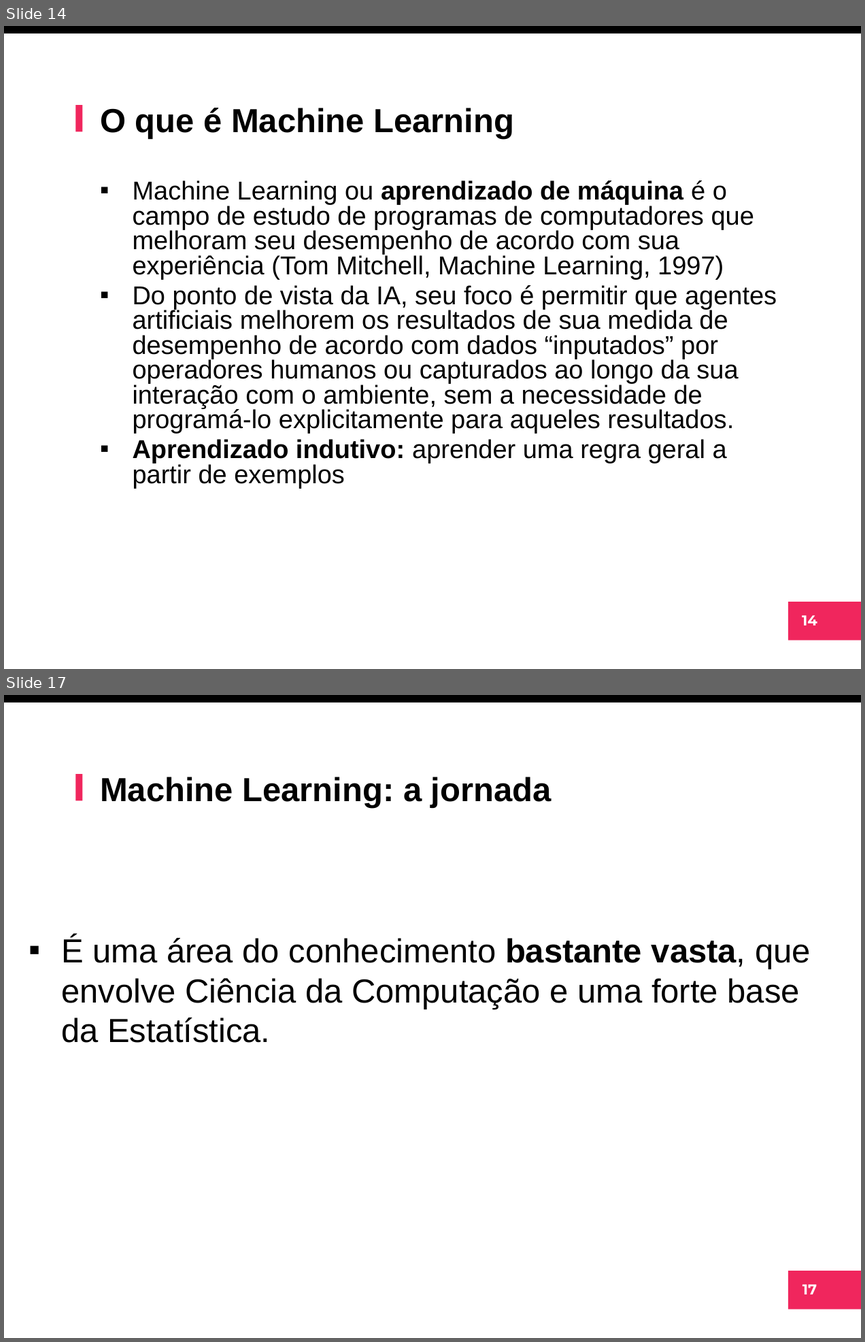
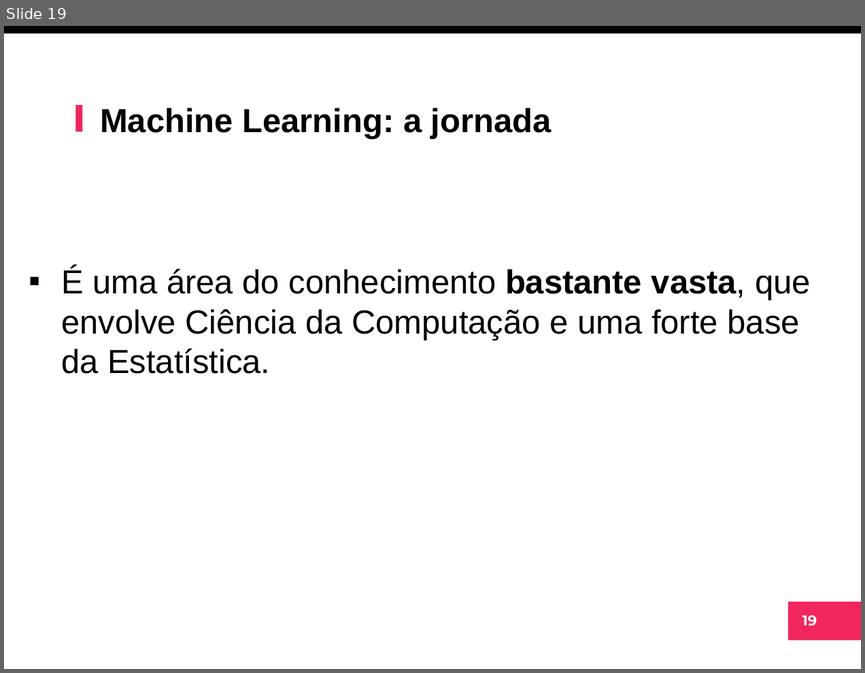
Before and after one commit to arnaldojr/ml, a slide deck: material/aulas/lab01/IntroIA.pptx. Shown one above the other, each under a label of ours: slides 14 and 17 before the commit, slide 19 after it; the slides between them are not shown. The pictures are 865x1342 and 865x673 pixels, drawn with LibreOffice and Linux fonts; fonts in the diff are those of the drawing; background and template pictures are left out. Boxes give left, top, right and bottom in pixels: in the first picture for what was removed or moved away, otherwise in the second. Text is boxed around its words. In the diff, an @@ line names an element or a change of style, - is before the commit and + after.

```diff
--- a/material/aulas/lab01/IntroIA.pptx
+++ b/material/aulas/lab01/IntroIA.pptx
@@ slide 14 removed at (4, 26, 861, 669), background #FFFFFF; not listed: 4 template elements that a slide beside it also shows @@
@@ title removed at (100, 108, 515, 139) @@
-O que é Machine Learning
@@ text removed at (133, 180, 776, 488) @@
-▪ Machine Learning ou aprendizado de máquina é o campo de estudo de programas de computadores que melhoram seu desempenho de acordo com sua experiência (Tom Mitchell, Machine Learning, 1997)
-▪ Do ponto de vista da IA, seu foco é permitir que agentes artificiais melhorem os resultados de sua medida de desempenho de acordo com dados “inputados” por operadores humanos ou capturados ao longo da sua interação com o ambiente, sem a necessidade de programá-lo explicitamente para aqueles resultados.
-▪ Aprendizado indutivo: aprender uma regra geral a partir de exemplos
@@ what was slide 17 is now slide 19 @@
@@ page number at (802, 615, 817, 626): text changed @@
-17
+19
```
Also in this commit, not shown: 6 slides changed, 8 slides added, 8 other slides removed.
